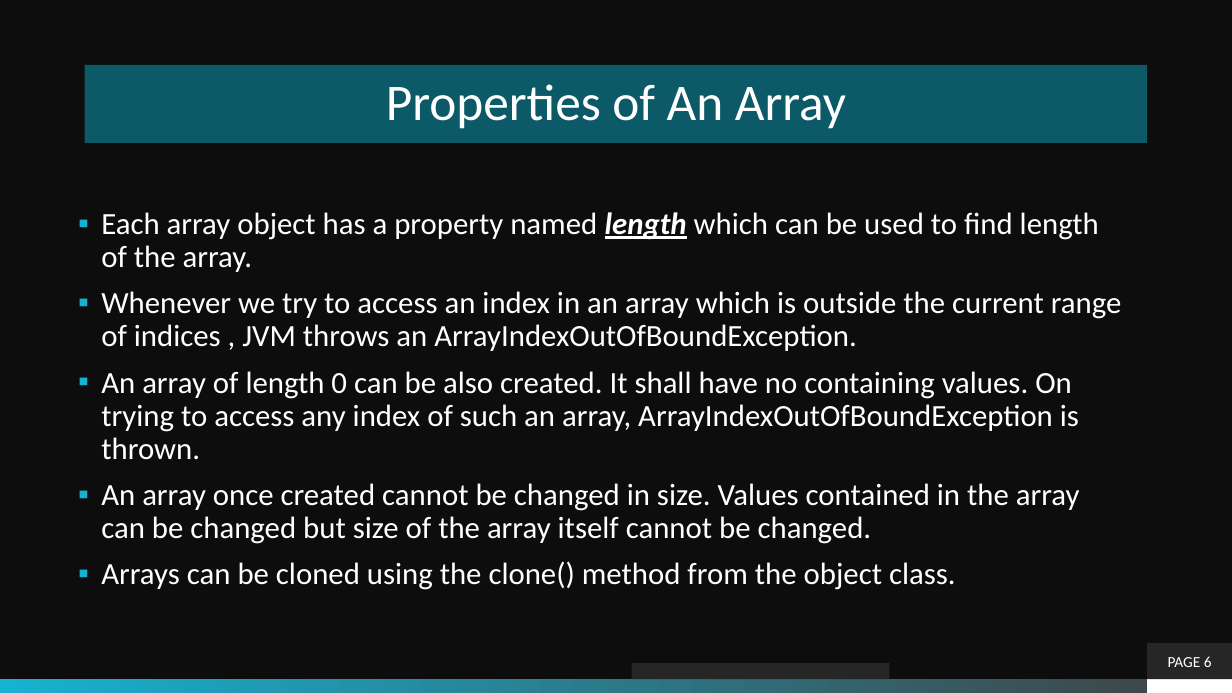
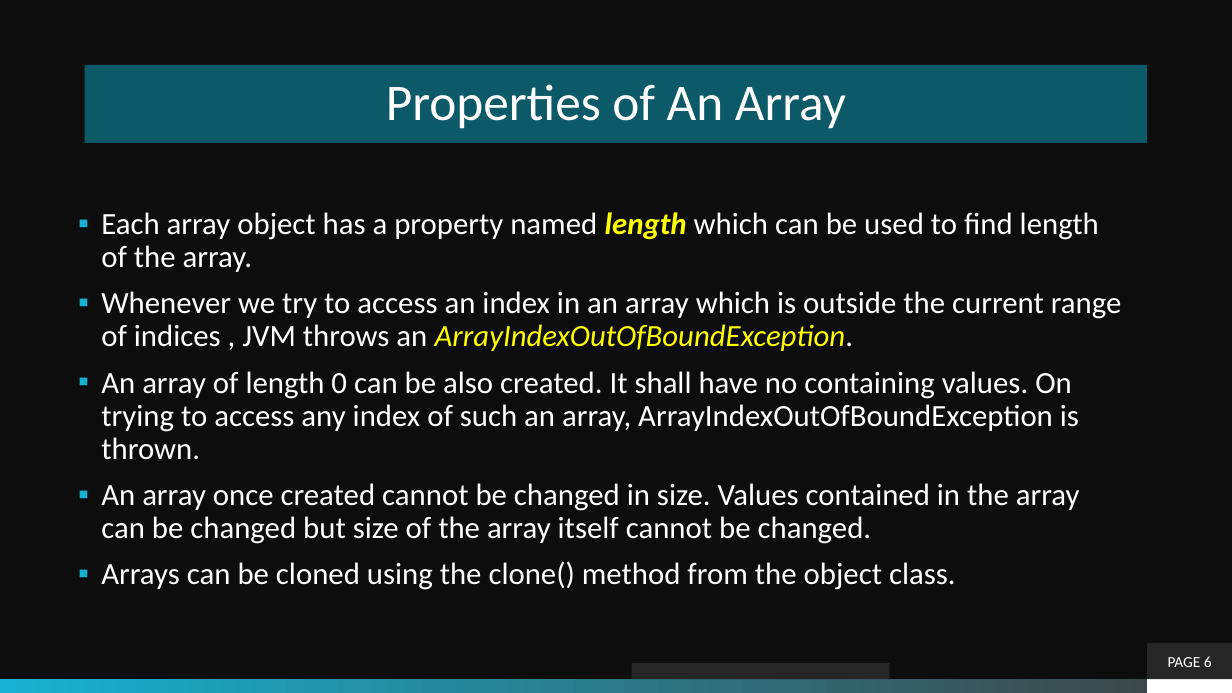
Before and after one commit to theLeonidas/Courses, a slide deck: slide 6 of courseMaterial/Objective-5-Java Arrays/Arrays.pptx. Drawn at 1232x693 pixels with LibreOffice and Linux fonts; fonts in the diff are those of the drawing; background and template pictures are left out. Boxes give left, top, right and bottom in pixels: in the first picture for what was removed or moved away, otherwise in the second. Text is boxed around its words. In the diff, an @@ line names an element or a change of style, - is before the commit and + after.

```diff
--- a/courseMaterial/Objective-5-Java Arrays/Arrays.pptx
+++ b/courseMaterial/Objective-5-Java Arrays/Arrays.pptx
@@ text at (101,212,1122,351): text colour #FFFFFF to #FFFF00 in "length", "ArrayIndexOutOfBoundException."; underline off in "length"; italic on in "ArrayIndexOutOfBoundException." @@
```
Also in this commit, not shown: 1 other slide changed, 31 other files.
